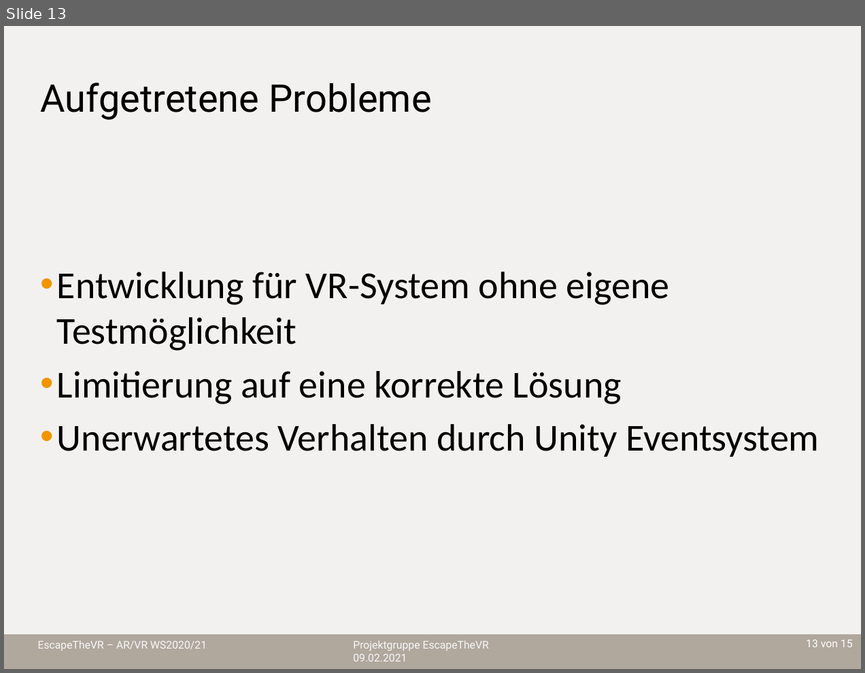
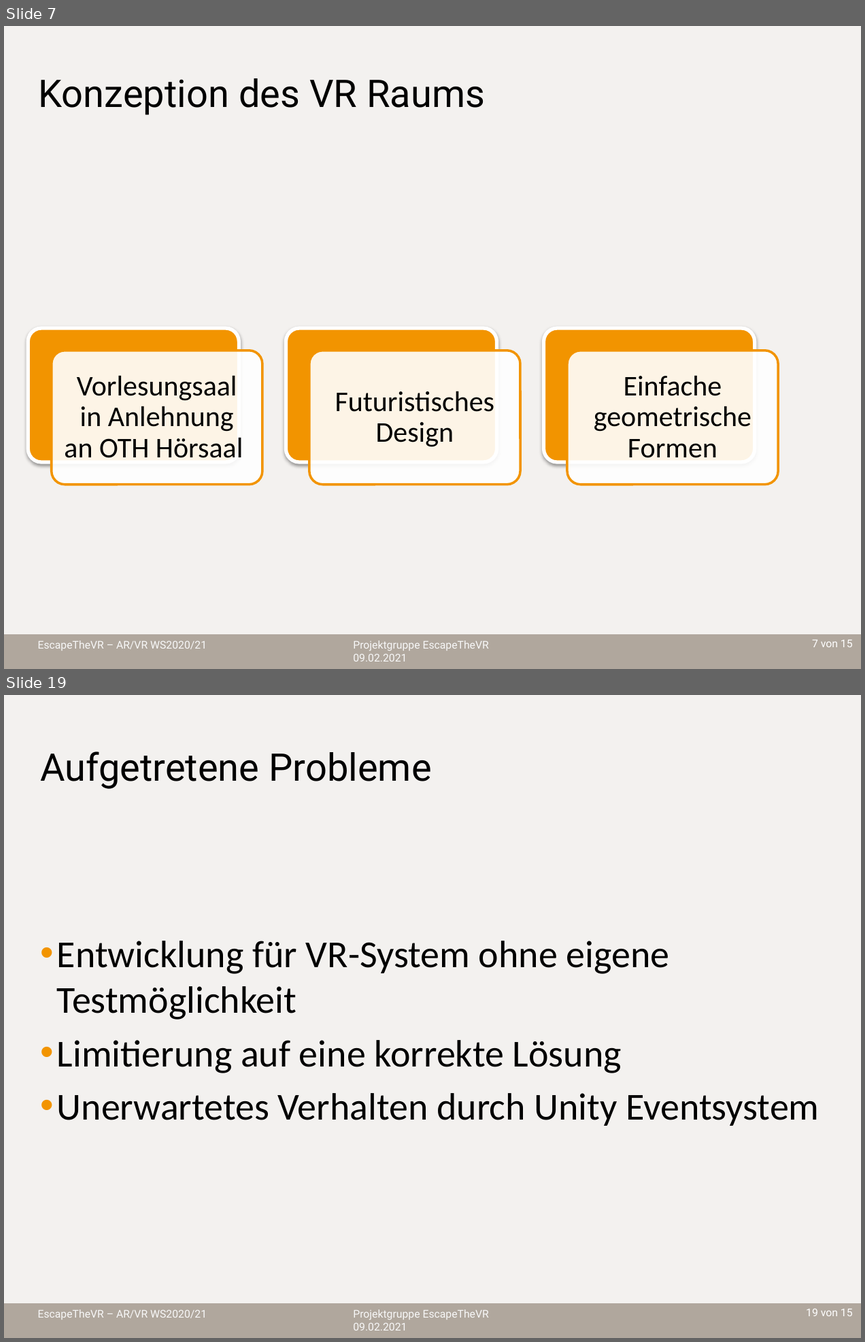
Before and after one commit to sebastian-steindl/EscapeTheVR, a slide deck: Präsentation.pptx. Shown one above the other, each under a label of ours: slide 13 before the commit, slides 7 and 19 after it; the slides between them are not shown. The pictures are 865x673 and 865x1342 pixels, drawn with LibreOffice and Linux fonts; fonts in the diff are those of the drawing; background and template pictures are left out. Boxes give left, top, right and bottom in pixels: in the first picture for what was removed or moved away, otherwise in the second. Text is boxed around its words. In the diff, an @@ line names an element or a change of style, - is before the commit and + after.

```diff
--- a/Präsentation.pptx
+++ b/Präsentation.pptx
@@ slide 7 added at box(4, 26, 861, 669), background #FFFFFF; not listed: 5 template elements that a slide beside it also shows @@
@@ title added at box(39, 78, 485, 115), 32 pt, text #000000 @@
+Konzeption des VR Raums
@@ group added at box(28, 328, 778, 484): 6 rounded rectangles, 3 texts @@
+Vorlesungsaal in Anlehnung an OTH Hörsaal
+Futuristisches Design
+Einfache geometrische Formen
@@ what was slide 13 is now slide 19 @@
@@ page number at box(806, 1308, 853, 1316): text changed @@
-13 von 15
+19 von 15
```
Also in this commit, not shown: 8 slides changed, 5 other slides added.
